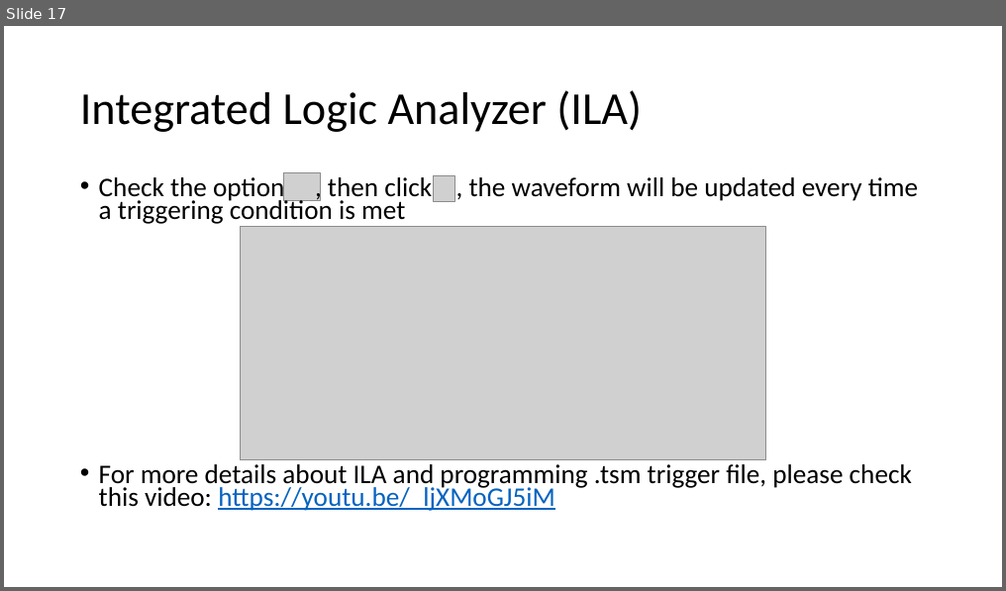
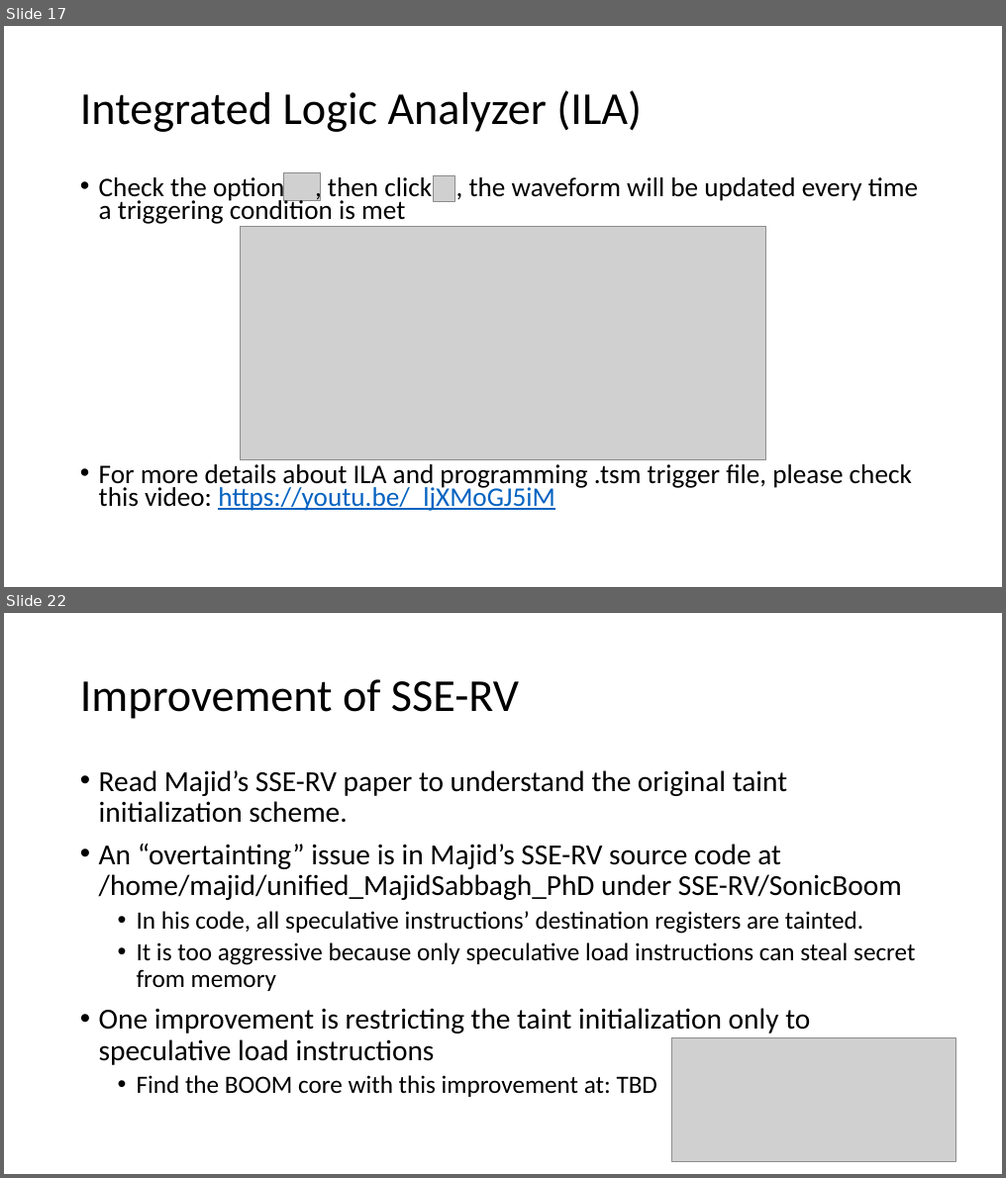
Before and after one commit to zzmzc333/RISCV-Documents, a slide deck: RISC-V Tutorial.pptx. Shown one above the other, each under a label of ours: slide 17 before the commit, slides 17 and 22 after it; the slides between them are not shown. The pictures are 1006x591 and 1006x1178 pixels, drawn with LibreOffice and Linux fonts; fonts in the diff are those of the drawing; grey boxes stand for pictures. Boxes give left, top, right and bottom in pixels: in the first picture for what was removed or moved away, otherwise in the second. Text is boxed around its words. In the diff, an @@ line names an element or a change of style, - is before the commit and + after.

```diff
--- a/RISC-V Tutorial.pptx
+++ b/RISC-V Tutorial.pptx
@@ slide 22 added at (4,613,1002,1174), background #FFFFFF @@
@@ title added at (80,679,519,719), 44 pt, text #000000 @@
+Improvement of SSE-RV
@@ text added at (99,770,915,1097), 28 pt, text #000000 @@
+• Read Majid’s SSE-RV paper to understand the original taint initialization scheme.
+• An “overtainting” issue is in Majid’s SSE-RV source code at /home/majid/unified_MajidSabbagh_PhD under SSE-RV/SonicBoom
+  • In his code, all speculative instructions’ destination registers are tainted.
+  • It is too aggressive because only speculative load instructions can steal secret from memory
+• One improvement is restricting the taint initialization only to speculative load instructions
+  • Find the BOOM core with this improvement at: TBD
@@ picture added at (672,1039,956,1162) @@
```
Also in this commit, not shown: 1 slide changed, 8 other slides added.
